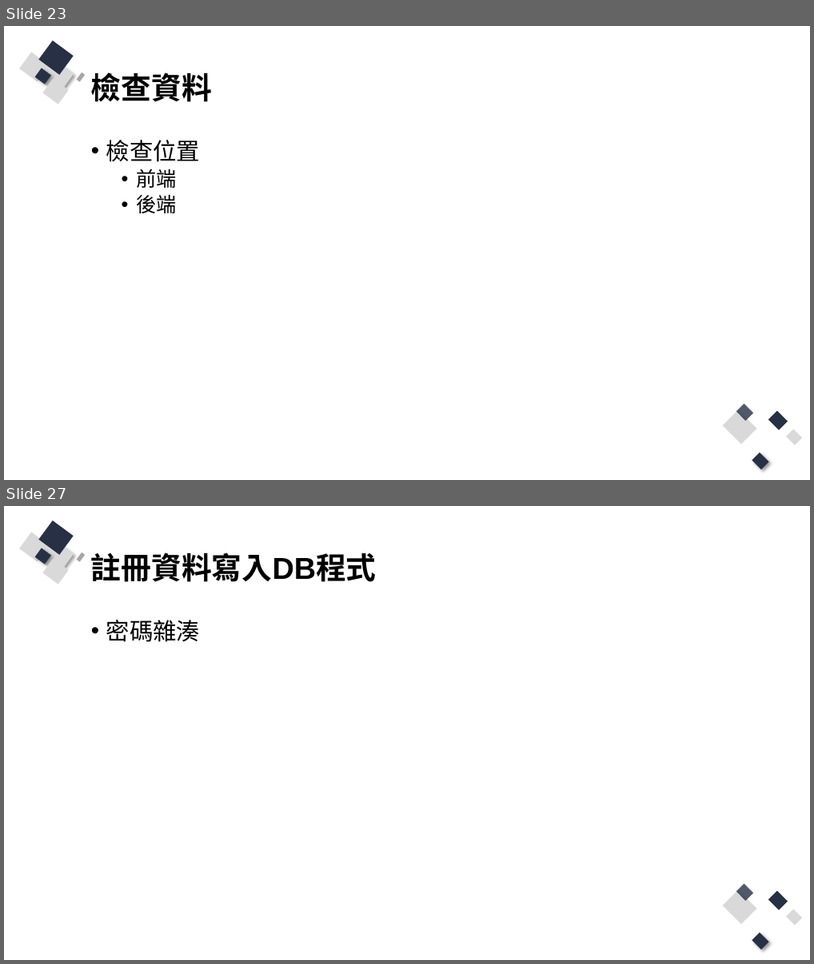
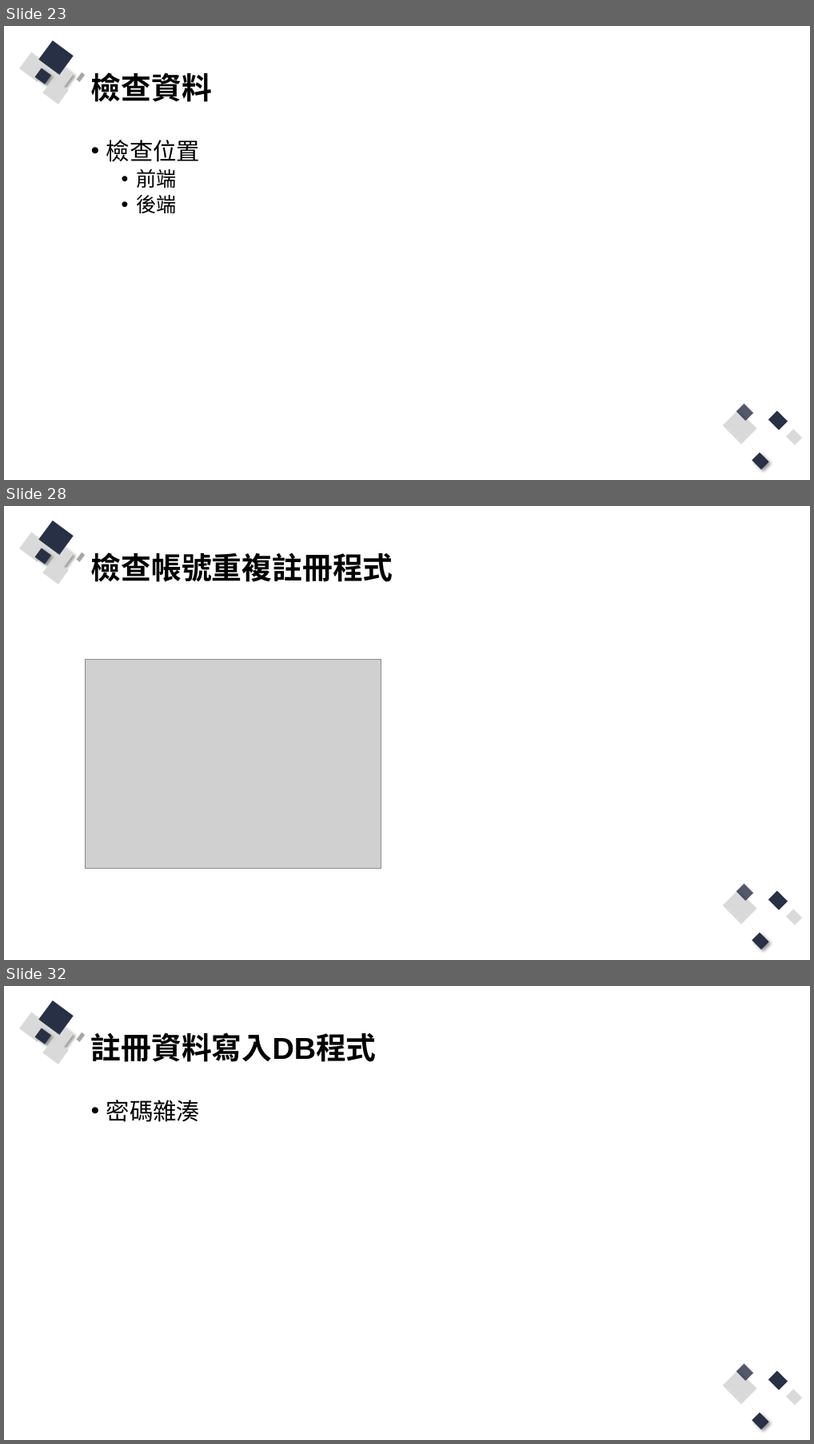
Before and after one commit to Q81JIAXIONG/-, a slide deck: 投影片/4.實作-帳號註冊、登入網頁.pptx. Shown one above the other, each under a label of ours: slides 23 and 27 before the commit, slides 23, 28 and 32 after it; the slides between them are not shown. The pictures are 814x964 and 814x1444 pixels, drawn with LibreOffice and Linux fonts; fonts in the diff are those of the drawing; grey boxes stand for pictures. Boxes give left, top, right and bottom in pixels: in the first picture for what was removed or moved away, otherwise in the second. Text is boxed around its words. In the diff, an @@ line names an element or a change of style, - is before the commit and + after.

Commit message:
準備註冊範例

```diff
--- a/投影片/4.實作-帳號註冊、登入網頁.pptx
+++ b/投影片/4.實作-帳號註冊、登入網頁.pptx
@@ slide 28 added at [4,506,810,960], background #FFFFFF; not listed: 13 template elements that a slide beside it also shows @@
@@ title added at [91,552,394,582], 36 pt, text #000000, bold @@
+檢查帳號重複註冊程式
@@ picture added at [85,659,382,868] @@
@@ what was slide 27 is now slide 32 @@
```
Also in this commit, not shown: 4 slides changed, 4 other slides added, 7 other files.
